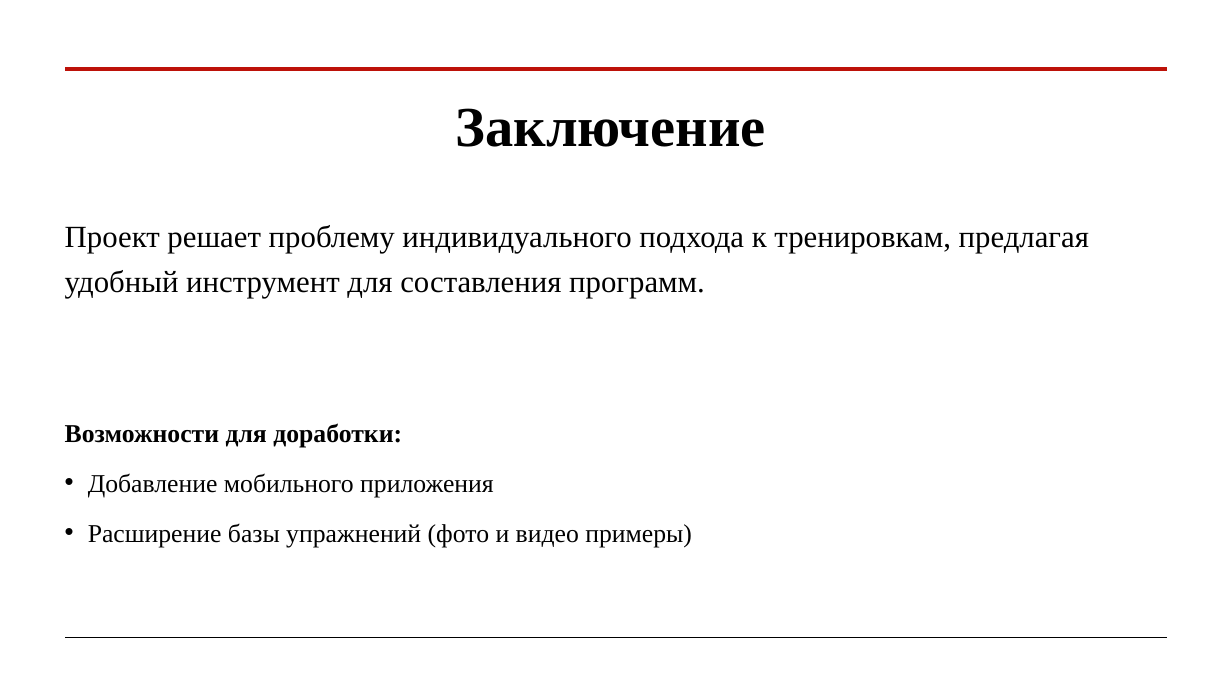
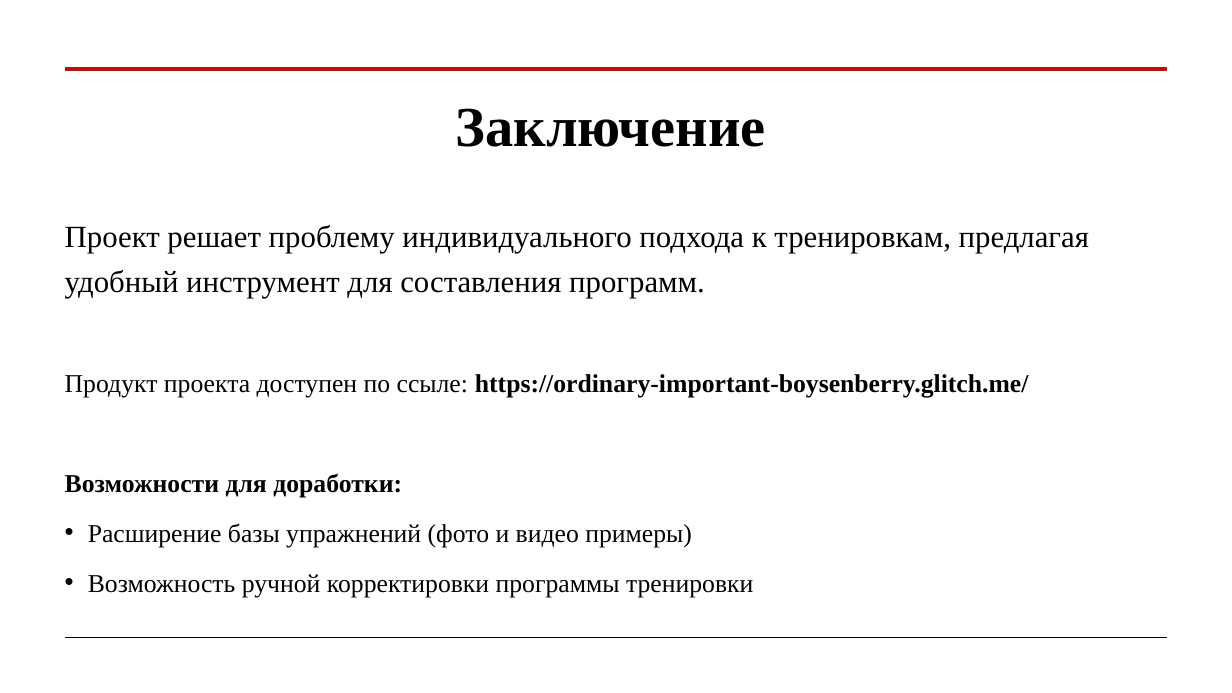
Before and after one commit to KaDDmy/Web-coach, a slide deck: slide 6 of WEBproject.pptx. Drawn at 1232x693 pixels with LibreOffice and Linux fonts; fonts in the diff are those of the drawing. Boxes give left, top, right and bottom in pixels: in the first picture for what was removed or moved away, otherwise in the second. Text is boxed around its words. In the diff, an @@ line names an element or a change of style, - is before the commit and + after.

```diff
--- a/WEBproject.pptx
+++ b/WEBproject.pptx
@@ text at [65,374,1029,398]: paragraph added @@
+Продукт проекта доступен по ссыле: https://ordinary-important-boysenberry.glitch.me/
@@ text at [88,473,494,498]: paragraph removed @@
-• Добавление мобильного приложения
@@ text at [88,574,753,597]: paragraph added @@
+• Возможность ручной корректировки программы тренировки
```
Also in this commit, not shown: 2 other slides changed, 5 other files.
